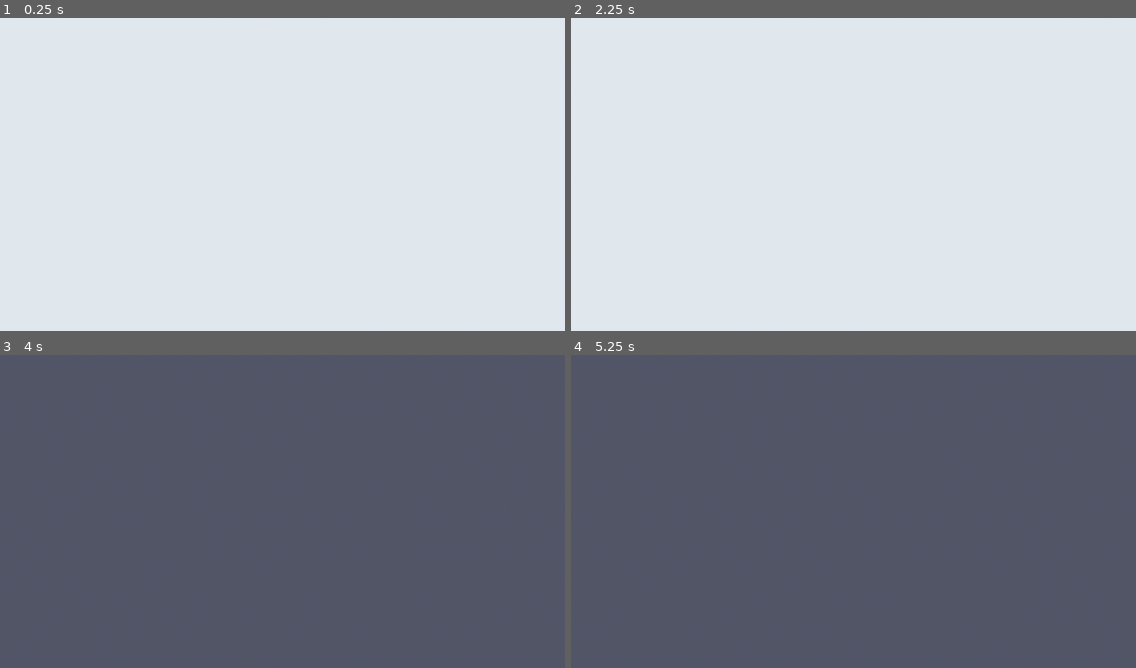
Above: before the commit, frames 1-4 (two rows, left to right).
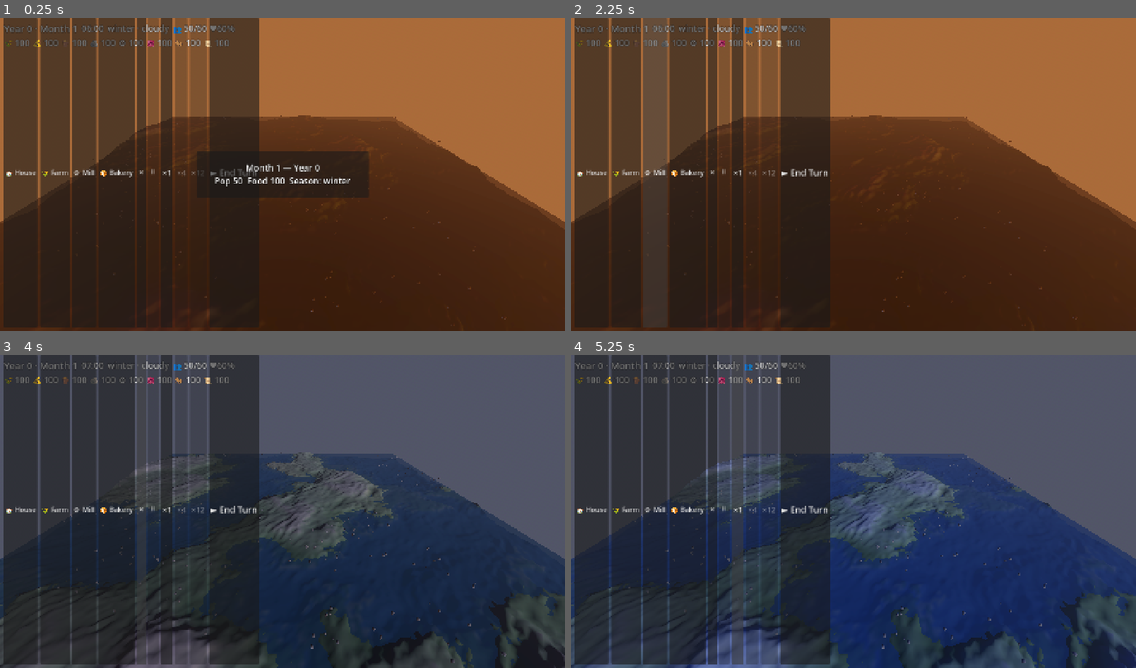
Above: after the commit, the same moments.

Repository: Akash-Mandal/Kingdoms-Unfolded
Game: Godot game, scene res://scenes/main.tscn
Two runs of this game, one before a commit and one after it. Both use one fixed random seed, a clock stepped at 60 frames per second and the inputs below.
Inputs (mouse positions are in pixels of both pictures, inside the frame that each line leads up to):
- Up to frame 1 (0.25 s): no input
- Up to frame 2 (2.25 s): click (593, 171) at 0.5 s, where only the run after the commit has a clickable "🏠 House"; click (627, 171) at 1.25 s, where only the run after the commit has a clickable "🌾 Farm"; click (655, 171) at 2 s, where only the run after the commit has a clickable "⚙️ Mill"
- Up to frame 3 (4 s): click (118, 508) at 2.75 s, where only the run after the commit has a clickable "🍞 Bakery"; click (141, 508) at 3.5 s, where only the run after the commit has a clickable "✕"
- Up to frame 4 (5.25 s): click (723, 508) at 4.25 s, where only the run after the commit has a clickable "⏸"; click (740, 508) at 5 s, where only the run after the commit has a clickable "×1"

The runs differ from the first frame. In frame 1, 100% of the frame differs, in the area x 0-100%, y 0-100%; in frame 2, 100%; in frame 3, 70%; in frame 4, 68%.
Error before the commit: Parse Error: Cannot infer the type of "cap" variable because the value doesn't have a set type. (res://scripts/core/game.gd:121)

Commit message:
fix: GDScript Variant inference errors blocking CI import (cap, ConeMesh, ALIGNMENT, node)

Diff:
--- a/scripts/core/game.gd
+++ b/scripts/core/game.gd
@@ -118,7 +118,7 @@
 	var ratio: float = food_cons / 100.0
 	var surplus: float = food_stock - food_cons
 	pop_happiness = clampf(0.4 + 0.4 * (surplus / 50.0 + 0.5), 0.0, 1.0)
-	var cap := pop_capacity_base + building_cap.get("housing", 0.0)
+	var cap: float = pop_capacity_base + float(building_cap.get("housing", 0.0))
 	if surplus < 0.0:
 		pop_count = maxf(0.0, pop_count + surplus * 0.2)   # famine deaths
 	elif pop_count < cap:
--- a/scripts/ui/hud.gd
+++ b/scripts/ui/hud.gd
@@ -82,7 +82,7 @@
 
 	var bottom_h := HBoxContainer.new()
 	bottom_h.set_anchors_preset(Control.PRESET_FULL_RECT)
-	bottom_h.alignment = BoxContainer.ALIGNMENT_SPACE_BETWEEN
+	bottom_h.alignment = BoxContainer.ALIGNMENT_BEGIN
 	bottom.add_child(bottom_h)
 
 	var left := HBoxContainer.new()
--- a/scripts/world/building_manager.gd
+++ b/scripts/world/building_manager.gd
@@ -27,7 +27,11 @@
 	if not (event is InputEventScreenTouch and event.pressed):
 		if not (event is InputEventMouseButton and event.pressed and event.button_index == MOUSE_BUTTON_LEFT):
 			return
-	var pos: Vector2 = event.position if event is InputEventScreenTouch else (event as InputEventMouseButton).position
+	var pos: Vector2 = Vector2.ZERO
+	if event is InputEventScreenTouch:
+		pos = (event as InputEventScreenTouch).position
+	else:
+		pos = (event as InputEventMouseButton).position
 	var world_pos: Variant = _ray_to_terrain(pos)
 	if world_pos == null:
 		return
@@ -68,7 +72,7 @@
 
 func _spawn(id: String, pos: Vector3, record: bool, recompute: bool) -> void:
 	var mesh: ArrayMesh = _make_building_mesh(id)
-	var node := load("res://scripts/world/building.gd").new()
+	var node = load("res://scripts/world/building.gd").new()
 	node.name = "Building_%s_%d" % [id, _placed.size()]
 	add_child(node)
 	node.setup(id, mesh)
@@ -167,8 +171,9 @@
 	stone.albedo_color = Color(0.68, 0.66, 0.62)
 	body.material = stone
 	m.add_surface_from_arrays(Mesh.PRIMITIVE_TRIANGLES, body.get_mesh_arrays())
-	var roof := ConeMesh.new()
-	roof.radius = 2.8
+	var roof := CylinderMesh.new()
+	roof.top_radius = 0.0
+	roof.bottom_radius = 2.8
 	roof.height = 2.5
 	var roof_mat := StandardMaterial3D.new()
 	roof_mat.albedo_color = Color(0.45, 0.28, 0.22)
